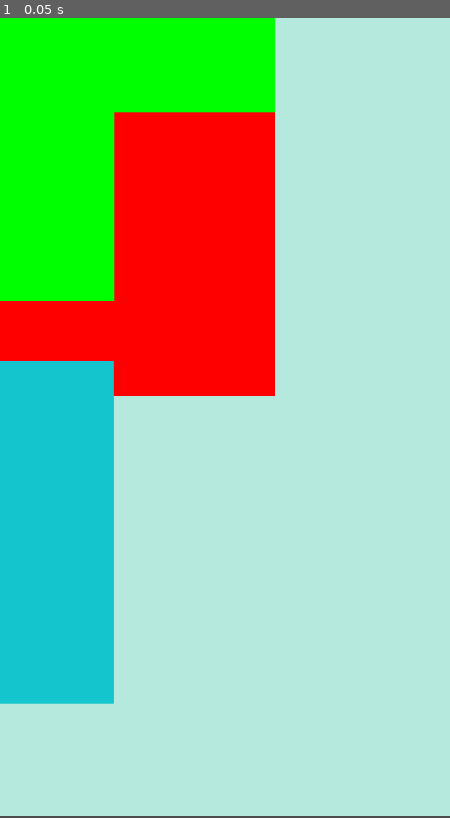
Above: before the commit, frame 1.
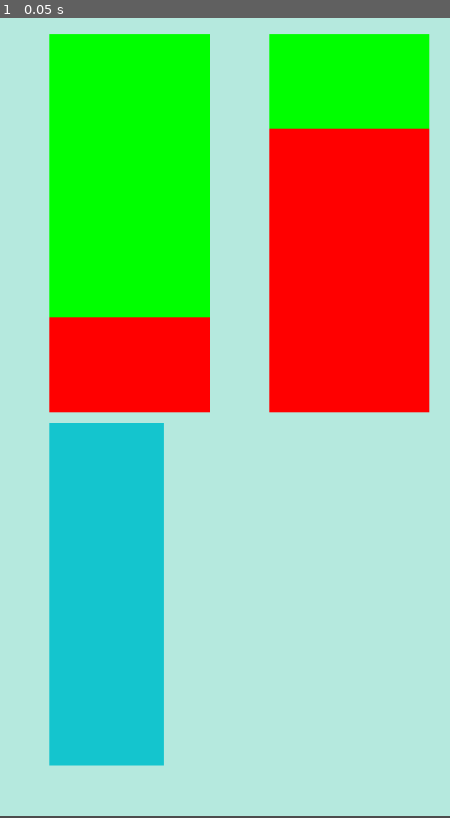
Above: after the commit, the same moment.

Repository: cs340-24/color_sort
Game: Godot game, scene res://main.tscn
Two runs of this game, one before a commit and one after it. Both use one fixed random seed, a clock stepped at 60 frames per second and the inputs below.
Inputs:
- Up to frame 1 (0.05 s): no input

The runs differ from the first frame. In frame 1, 46% of the frame differs, in the area x 0-96%, y 0-94%.

Commit message:
Loads bottles into GridContainer node

Diff:
--- a/color_sort_godot/main.tscn
+++ b/color_sort_godot/main.tscn
@@ -10,11 +10,14 @@
 script = ExtResource("1")
 
 [node name="bottleCont" type="GridContainer" parent="newGame"]
+clip_contents = true
 offset_right = 760.0
-offset_bottom = 600.0
+offset_bottom = 892.0
 scale = Vector2(1.27298, 0.643375)
-theme_override_constants/h_separation = 1
-theme_override_constants/v_separation = 1
+size_flags_horizontal = 6
+size_flags_vertical = 6
+theme_override_constants/h_separation = 10
+theme_override_constants/v_separation = 15
 columns = 2
 
 [editable path="newGame"]
--- a/color_sort_godot/tempBottle.tscn
+++ b/color_sort_godot/tempBottle.tscn
@@ -1,35 +1,32 @@
-[gd_scene load_steps=3 format=2]
+[gd_scene load_steps=3 format=3 uid="uid://t2vyofig8kup"]
 
-[sub_resource type="Theme" id=2]
+[sub_resource type="Theme" id="2"]
 
-[sub_resource type="RectangleShape2D" id=1]
-extents = Vector2( 141, 216 )
+[sub_resource type="RectangleShape2D" id="1"]
+size = Vector2(282, 432)
 
 [node name="tempBottle" type="ColorRect"]
+custom_minimum_size = Vector2(200, 400)
 offset_top = 20.0
 offset_right = 282.0
 offset_bottom = 465.0
-custom_minimum_size = Vector2( 200, 400 )
-scale = Vector2( 0.384213, 0.262233 )
+scale = Vector2(0.384213, 0.262233)
+size_flags_horizontal = 6
+size_flags_vertical = 6
 size_flags_stretch_ratio = 0.0
-theme = SubResource( 2 )
-color = Color( 0.0784314, 0.772549, 0.807843, 1 )
-__meta__ = {
-"_edit_group_": true
-}
+theme = SubResource("2")
+color = Color(0.0784314, 0.772549, 0.807843, 1)
 
 [node name="Area2D" type="Area2D" parent="."]
-position = Vector2( 140.5, 216 )
-__meta__ = {
-"_edit_group_": true
-}
+position = Vector2(140.5, 216)
 
 [node name="CollisionShape2D" type="CollisionShape2D" parent="Area2D"]
-position = Vector2( 0.5, 0 )
-shape = SubResource( 1 )
+position = Vector2(0.5, 0)
+shape = SubResource("1")
 
 [node name="VBoxContainer" type="VBoxContainer" parent="."]
+layout_mode = 0
 offset_right = 279.0
 offset_bottom = 453.0
-scale = Vector2( 1.00755, 0.974935 )
+scale = Vector2(1.00755, 0.974935)
 theme_override_constants/separation = -1
